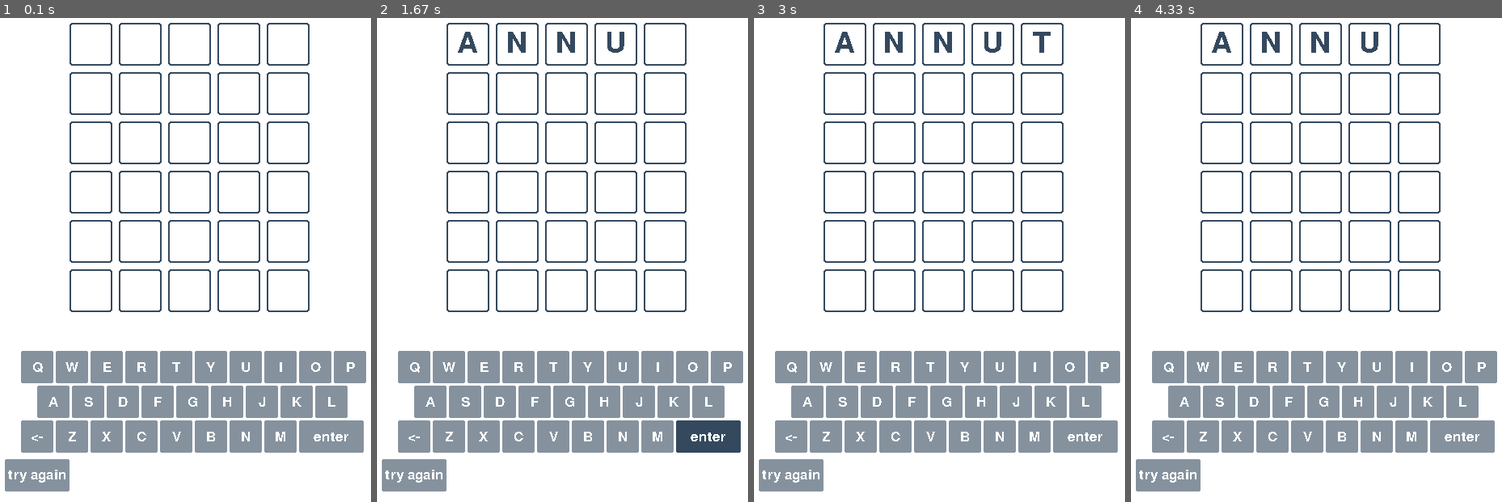
Above: before the commit, frames 1-4 (left to right).
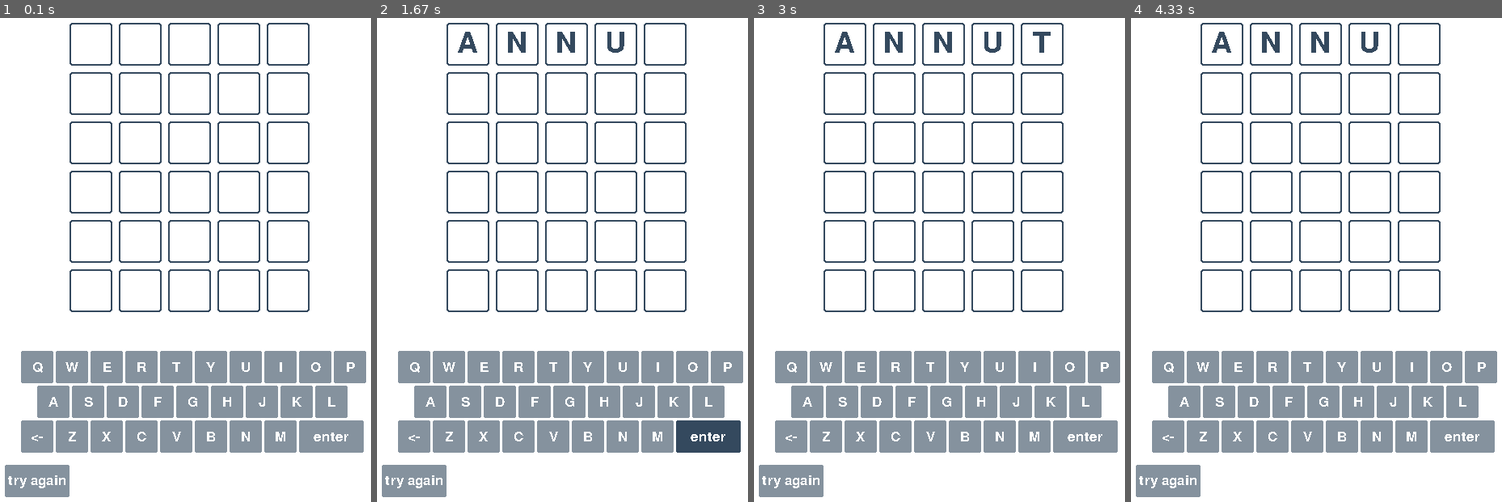
Above: after the commit, the same moments.

Repository: Julka235/Wordle-Project
Game: pygame game, started from main.py
The game is run twice, just before and just after one commit, with the same random seed, the same clock (stepped at 60 frames per second) and the same inputs.
Inputs (mouse positions are in pixels of both pictures, inside the frame that each line leads up to):
- Up to frame 1 (0.1 s): no input
- Up to frame 2 (1.67 s): type "ann" at 0.33 s; tap Enter at 0.67 s; click (607, 361) at 0.93 s; click (443, 168) at 1.27 s; click (714, 429) at 1.6 s
- Up to frame 3 (3 s): click (954, 71) at 1.93 s; click (924, 381) at 2.27 s; click (1099, 443) at 2.6 s; click (887, 139) at 2.93 s
- Up to frame 4 (4.33 s): click (1461, 381) at 3.27 s; click (1446, 230) at 3.6 s; click "<-" at 3.93 s; click (1205, 143) at 4.27 s

The runs differ from the first frame. In frame 1, 0.6% of the frame differs, in the area x 1-19%, y 91-99%; in frame 2, 0.6%; in frame 3, 0.6%; in frame 4, 0.6%.

Commit message:
congratulates if won

Diff:
--- a/main.py
+++ b/main.py
@@ -215,7 +215,7 @@
 
         # display try again button
         x = 20
-        y += KEY_SIZE + BOX_MARGIN
+        y += KEY_SIZE + 5*KEY_MARGIN
         try_again_button = Button((x, y), (2*KEY_SIZE, KEY_SIZE), 'try again')
         try_again_button.display()
 
@@ -224,6 +224,11 @@
             game_status = True
             center_value = (250, 620)
             display_text(guessword, DARK, center_value, 'solution')
+
+        # congratulate if won
+        if game_status:
+            center_value = (250, 620)
+            display_text('YOU WON!', DARK, center_value, 'solution')
 
         # handle pygame events
         for event in pygame.event.get():
